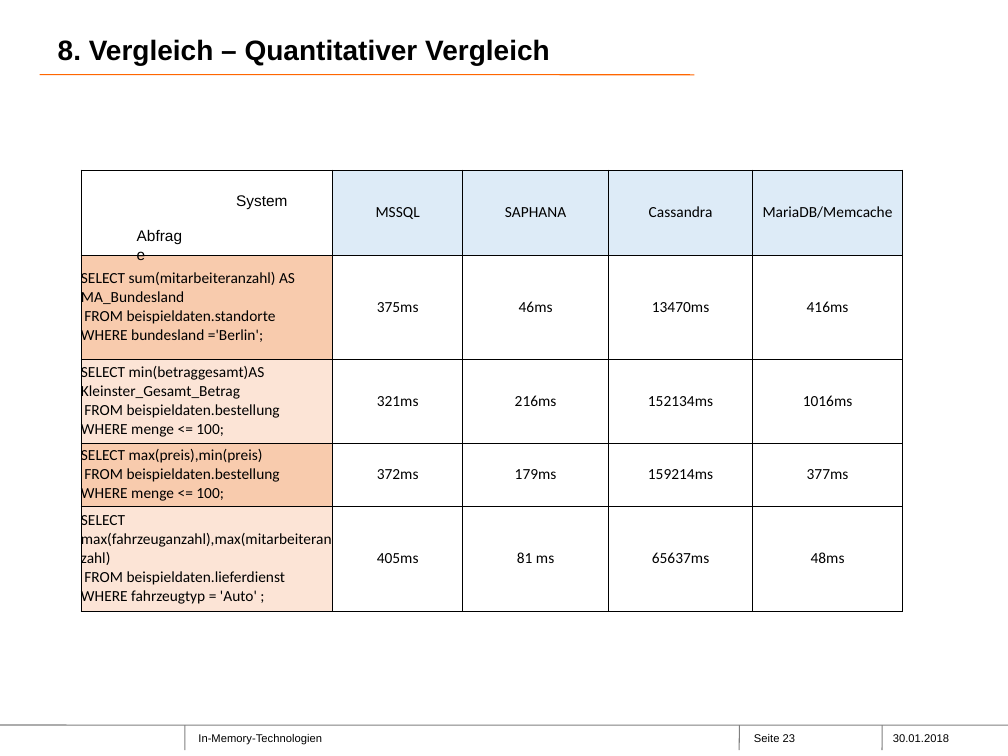
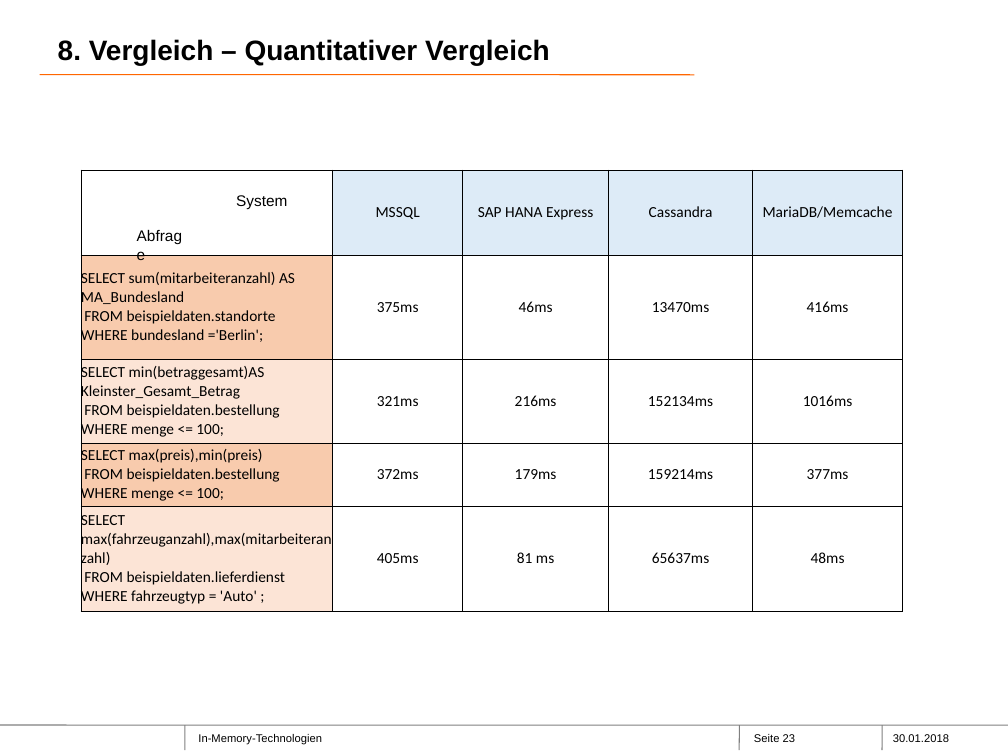
Before and after one commit to Philwi/ProjektseminarInMemory, a slide deck: slide 23 of FINAL.pptx. Drawn at 1008x756 pixels with LibreOffice and Linux fonts; fonts in the diff are those of the drawing; background and template pictures are left out. Boxes give left, top, right and bottom in pixels: in the first picture for what was removed or moved away, otherwise in the second. Text is boxed around its words. In the diff, an @@ line names an element or a change of style, - is before the commit and + after.

```diff
--- a/FINAL.pptx
+++ b/FINAL.pptx
@@ table at [81,170,903,612] @@
-row 1, column 3: SAPHANA
+row 1, column 3: SAP HANA Express
```
Also in this commit, not shown: 10 other slides changed.
